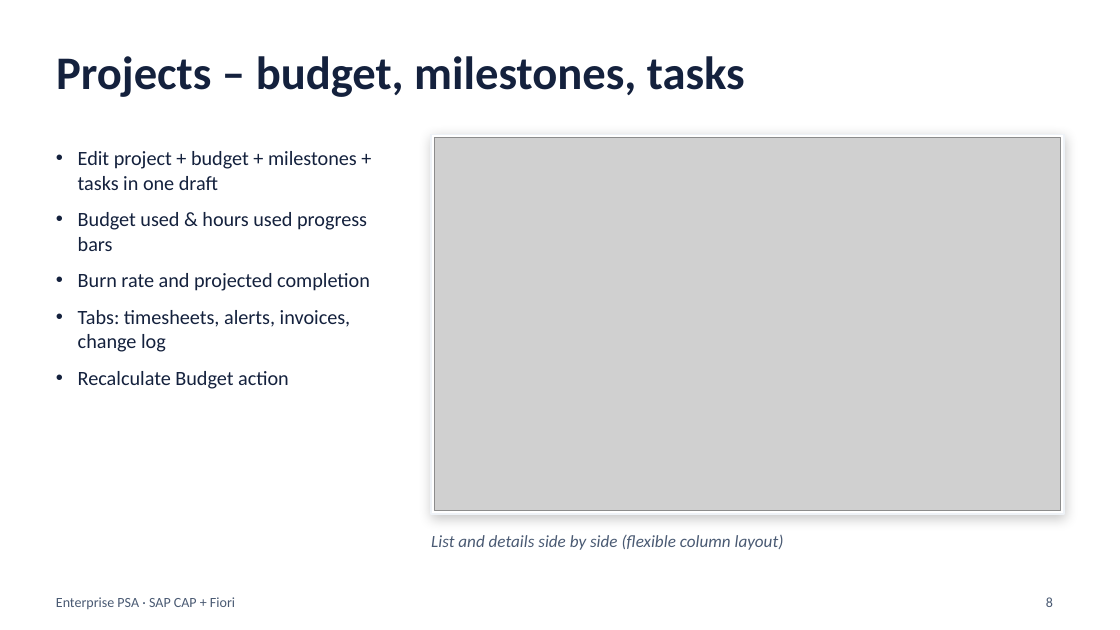
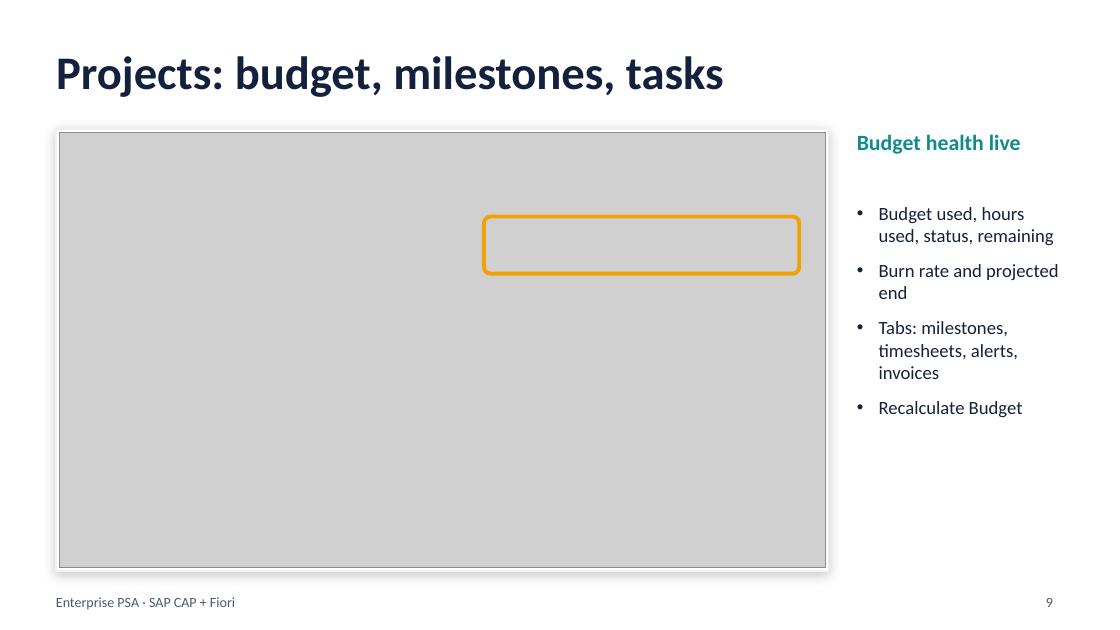
Before and after one commit to saurabh-1907/Saurabh-Pandey-SPRINT-EVALUATION, a slide deck: slide 9 of docs/PSA_Project_Overview.pptx (slide 8 before the commit). Drawn at 1120x630 pixels with LibreOffice and Linux fonts; fonts in the diff are those of the drawing; grey boxes stand for pictures. Boxes give left, top, right and bottom in pixels: in the first picture for what was removed or moved away, otherwise in the second. Text is boxed around its words. In the diff, an @@ line names an element or a change of style, - is before the commit and + after.

```diff
--- a/docs/PSA_Project_Overview.pptx
+++ b/docs/PSA_Project_Overview.pptx
@@ title at bbox=[56, 56, 724, 97]: text changed @@
-Projects – budget, milestones, tasks
+Projects: budget, milestones, tasks
@@ rectangle: place and size @@
-rectangle at bbox=[431, 134, 1064, 514]
+rectangle at bbox=[56, 129, 829, 571]
@@ picture added at bbox=[59, 132, 825, 568] @@
@@ picture removed at bbox=[435, 138, 1061, 511] @@
@@ text added at bbox=[857, 134, 1021, 154], 14 pt, text #0F8B8D, bold @@
+Budget health live
@@ text at bbox=[879, 207, 1059, 418]: text changed; size 13 to 12 pt @@
-• Edit project + budget + milestones + tasks in one draft
-• Budget used & hours used progress bars
-• Burn rate and projected completion
-• Tabs: timesheets, alerts, invoices, change log
-• Recalculate Budget action
+• Budget used, hours used, status, remaining
+• Burn rate and projected end
+• Tabs: milestones, timesheets, alerts, invoices
+• Recalculate Budget
@@ rounded rectangle added at bbox=[484, 216, 800, 273], outline #F0A202 2.5 pt @@
@@ text removed at bbox=[431, 535, 784, 550] @@
-List and details side by side (flexible column layout)
@@ page number at bbox=[1046, 598, 1053, 607]: text changed @@
-8
+9
```
Also in this commit, not shown: 4 other slides changed, 3 slides added, 1 slide removed, 1 other file.
